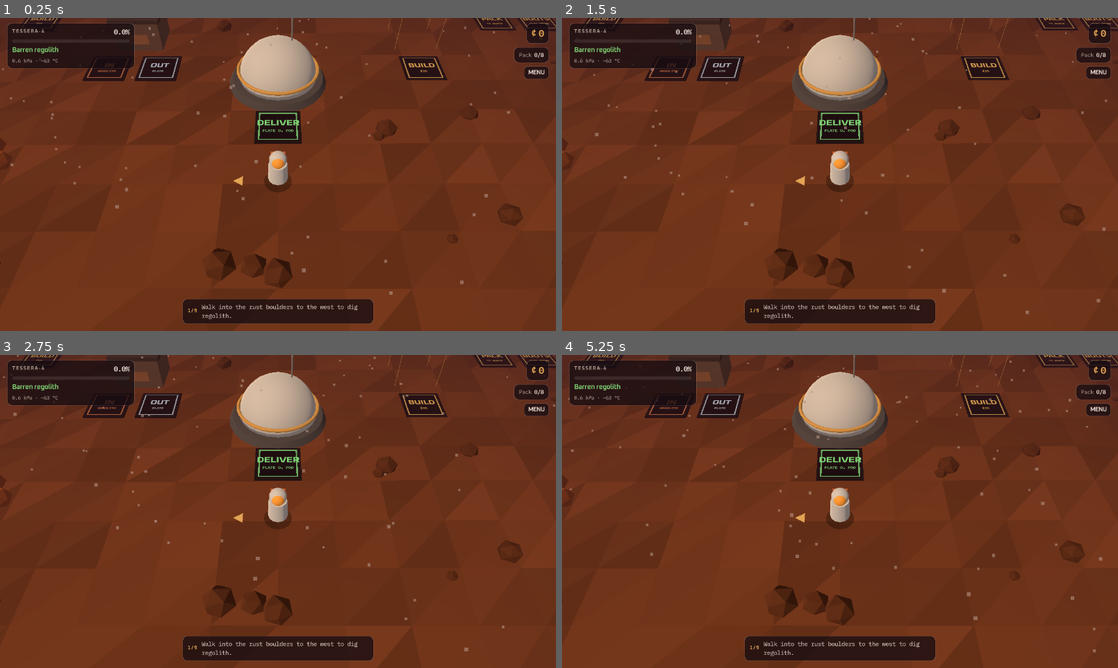
Above: before the commit, frames 1-4 (two rows, left to right).
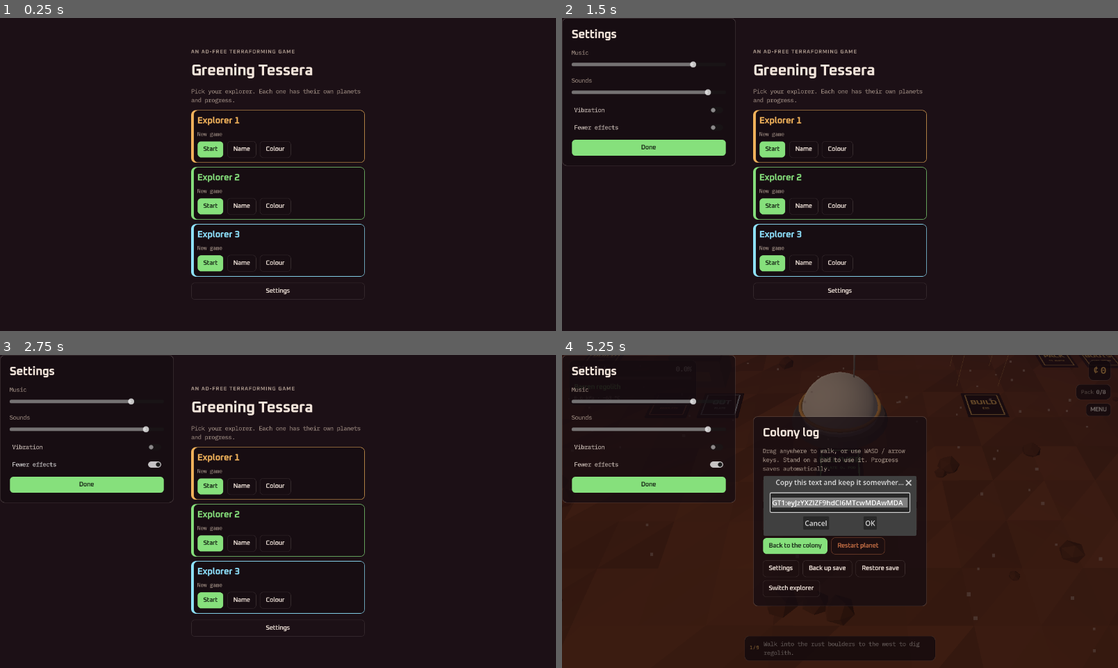
Above: after the commit, the same moments.

Repository: RichardAtCT/greening-terra
Game: Godot game, scene res://scenes/ui/title.tscn
Two runs of this game, one before a commit and one after it. Both use one fixed random seed, a clock stepped at 60 frames per second and the inputs below. Before the commit the project starts from res://scenes/world/planet.tscn.
Inputs (mouse positions are in pixels of both pictures, inside the frame that each line leads up to):
- Up to frame 1 (0.25 s): no input
- Up to frame 2 (1.5 s): click (840, 290) at 0.5 s, where only the run after the commit has a clickable "Settings"; click (650, 108) at 1.25 s, where only the run after the commit has a clickable "Vibration"
- Up to frame 3 (2.75 s): click (88, 464) at 2 s, where only the run after the commit has a clickable "Fewer effects"
- Up to frame 4 (5.25 s): click (773, 486) at 2.75 s, where only the run after the commit has a clickable "Start"; click "MENU" at 3.5 s; click (778, 567) at 4.25 s, where only the run after the commit has a clickable "Settings"; click (828, 567) at 5 s, where only the run after the commit has a clickable "Back up save"

The runs differ from the first frame. In frame 1, 92% of the frame differs, in the area x 0-100%, y 0-100%; in frame 2, 93%; in frame 3, 93%; in frame 4, 93%.

Commit message:
M2: title screen with three explorer profiles, settings, backup and restore
- Title scene (new main scene): three profiles with name, colour,
  progress summary, continue/start and two-tap erase.
- Settings panel: music and sound volume, vibration, fewer effects.
- In-game menu: settings, back up save (copyable text), restore save,
  switch explorer.
- Browser prompt() for text entry on web; audio buses for M3.
- Autosave on real time; a new game saves immediately.
- README and DECISIONS updated for M2.

Co-Authored-By: Claude Opus 5.5 <noreply@anthropic.com>
Claude-Session: https://claude.ai/code/session_01E3aHDzJEQMHaWp599vooWR

Diff:
--- /dev/null
+++ b/default_bus_layout.tres
@@ -0,0 +1,15 @@
+[gd_resource type="AudioBusLayout" format=3]
+
+[resource]
+bus/1/name = &"Music"
+bus/1/solo = false
+bus/1/mute = false
+bus/1/bypass_fx = false
+bus/1/volume_db = 0.0
+bus/1/send = &"Master"
+bus/2/name = &"SFX"
+bus/2/solo = false
+bus/2/mute = false
+bus/2/bypass_fx = false
+bus/2/volume_db = 0.0
+bus/2/send = &"Master"
--- a/project.godot
+++ b/project.godot
@@ -13,7 +13,7 @@
 config/name="Greening Tessera"
 config/description="An ad-free arcade idle terraforming game."
 config/version="0.0.1"
-run/main_scene="res://scenes/world/planet.tscn"
+run/main_scene="res://scenes/ui/title.tscn"
 config/features=PackedStringArray("4.7", "GL Compatibility")
 config/icon="res://icon.svg"
 
--- a/scenes/ui/hud.gd
+++ b/scenes/ui/hud.gd
@@ -8,6 +8,8 @@
 signal restart_requested
 signal launch_requested
 signal stay_requested
+signal title_requested
+signal restore_requested(state: WorldState)
 
 var _safe := Vector4.ZERO
 var _root: MarginContainer
@@ -37,6 +39,7 @@
 var _win_title: Label
 var _win_body: Label
 var _launch_button: Button
+var _settings: SettingsPanel
 
 
 func _ready() -> void:
@@ -55,13 +58,13 @@
 
 ## True while a touch at pos should not move the player (buttons, open overlays).
 func blocks_touch(pos: Vector2) -> bool:
-	if _menu.visible or _win.visible:
+	if _menu.visible or _win.visible or _settings.visible:
 		return true
 	return _menu_button.get_global_rect().grow(6).has_point(pos)
 
 
 func is_overlay_open() -> bool:
-	return _menu.visible or _win.visible
+	return _menu.visible or _win.visible or _settings.visible
 
 
 func update_hud(sim: GameSim, shown_tf: float, delta: float) -> void:
@@ -355,7 +358,43 @@
 	_reset_button = UiStyle.button("Restart planet", false, true)
 	_reset_button.pressed.connect(_on_reset)
 	btns.add_child(_reset_button)
+	var more := HFlowContainer.new()
+	more.add_theme_constant_override("h_separation", 8)
+	more.add_theme_constant_override("v_separation", 8)
+	col.add_child(more)
+	var settings := UiStyle.button("Settings")
+	settings.pressed.connect(func(): _settings.visible = true)
+	more.add_child(settings)
+	var backup := UiStyle.button("Back up save")
+	backup.pressed.connect(_on_backup)
+	more.add_child(backup)
+	var restore := UiStyle.button("Restore save")
+	restore.pressed.connect(_on_restore)
+	more.add_child(restore)
+	var switch := UiStyle.button("Switch explorer")
+	switch.pressed.connect(func(): title_requested.emit())
+	more.add_child(switch)
+	_settings = SettingsPanel.new()
+	add_child(_settings)
+	_settings.visible = false
 	return parts[0]
+
+
+func _on_backup() -> void:
+	GameState.save()
+	TextPrompt.show_copyable(self, "Copy this text and keep it somewhere safe:", SaveManager.export_text(GameState.sim.state))
+
+
+func _on_restore() -> void:
+	TextPrompt.ask(self, "Paste a backed-up save (this replaces the current game):", "", func(text):
+		if text == null or String(text).strip_edges() == "":
+			return
+		var state := SaveManager.import_text(text)
+		if state == null:
+			show_toast("That doesn't look like a save")
+			return
+		_menu.visible = false
+		restore_requested.emit(state))
 
 
 func _on_reset() -> void:
--- /dev/null
+++ b/scenes/ui/settings_panel.gd
@@ -0,0 +1,71 @@
+class_name SettingsPanel
+extends ColorRect
+## Settings overlay: music and sound volume, haptics, reduced effects. Saved separately from profiles.
+
+signal closed
+
+
+func _ready() -> void:
+	color = Color(12.0 / 255.0, 6.0 / 255.0, 9.0 / 255.0, 0.55)
+	set_anchors_preset(Control.PRESET_FULL_RECT)
+	mouse_filter = Control.MOUSE_FILTER_STOP
+	var center := CenterContainer.new()
+	center.set_anchors_preset(Control.PRESET_FULL_RECT)
+	add_child(center)
+	var card := PanelContainer.new()
+	card.add_theme_stylebox_override("panel", UiStyle.panel(10, 22, 22))
+	card.custom_minimum_size.x = minf(400.0, get_viewport_rect().size.x - 32.0)
+	center.add_child(card)
+	var col := VBoxContainer.new()
+	col.add_theme_constant_override("separation", 14)
+	card.add_child(col)
+	col.add_child(UiStyle.label("Settings", UiStyle.DISPLAY_BOLD, 26, UiStyle.INK))
+	col.add_child(_slider("Music", "music_volume"))
+	col.add_child(_slider("Sounds", "sfx_volume"))
+	col.add_child(_toggle("Vibration", "haptics"))
+	col.add_child(_toggle("Fewer effects", "reduced_effects"))
+	var close := UiStyle.button("Done", true)
+	close.pressed.connect(func():
+		visible = false
+		closed.emit())
+	col.add_child(close)
+	apply_audio()
+
+
+## Pushes the saved volumes to the audio buses.
+static func apply_audio() -> void:
+	for pair in [["Music", "music_volume"], ["SFX", "sfx_volume"]]:
+		var bus := AudioServer.get_bus_index(pair[0])
+		if bus >= 0:
+			var v: float = SaveManager.settings[pair[1]]
+			AudioServer.set_bus_volume_db(bus, linear_to_db(maxf(v, 0.0001)))
+			AudioServer.set_bus_mute(bus, v <= 0.001)
+
+
+func _slider(text: String, key: String) -> Control:
+	var row := VBoxContainer.new()
+	row.add_child(UiStyle.label(text, UiStyle.MONO, 13, UiStyle.MUTE))
+	var s := HSlider.new()
+	s.min_value = 0.0
+	s.max_value = 1.0
+	s.step = 0.05
+	s.value = SaveManager.settings[key]
+	s.custom_minimum_size.y = 28
+	s.value_changed.connect(func(v):
+		SaveManager.set_setting(key, v)
+		apply_audio())
+	row.add_child(s)
+	return row
+
+
+func _toggle(text: String, key: String) -> Control:
+	var c := CheckButton.new()
+	c.text = text
+	c.button_pressed = SaveManager.settings[key]
+	c.add_theme_font_override("font", UiStyle.MONO)
+	c.add_theme_font_size_override("font_size", 13)
+	c.add_theme_color_override("font_color", UiStyle.INK)
+	c.add_theme_color_override("font_pressed_color", UiStyle.INK)
+	c.add_theme_color_override("font_hover_color", UiStyle.INK)
+	c.toggled.connect(func(on): SaveManager.set_setting(key, on))
+	return c
--- /dev/null
+++ b/scenes/ui/title.tscn
@@ -0,0 +1,12 @@
+[gd_scene format=3]
+
+[ext_resource type="Script" path="res://scenes/ui/title.gd" id="1"]
+
+[node name="Title" type="Control"]
+layout_mode = 3
+anchors_preset = 15
+anchor_right = 1.0
+anchor_bottom = 1.0
+grow_horizontal = 2
+grow_vertical = 2
+script = ExtResource("1")
--- a/scenes/world/planet.gd
+++ b/scenes/world/planet.gd
@@ -85,6 +85,14 @@
 	_hud.restart_requested.connect(func(): _travel(GameState.restart_planet))
 	_hud.launch_requested.connect(func(): _travel(GameState.next_planet))
 	_hud.stay_requested.connect(func(): _set_paused(false))
+	_hud.title_requested.connect(func():
+		GameState.save()
+		GameState.sim = null
+		get_tree().change_scene_to_file("res://scenes/ui/title.tscn"))
+	_hud.restore_requested.connect(func(state: WorldState):
+		_travel(func():
+			GameState.start(state)
+			GameState.save()))
 
 	_shown_tf = sim.state.terraform
 	_terraform.apply(_shown_tf, 0.0, true, _player.global_position)
@@ -116,7 +124,8 @@
 	_guide.update_guide(step != null and step.has_target, step.target if step else Vector2.ZERO, Vector2(p.x, p.z), dt)
 	_hud.update_hud(sim, _shown_tf, dt)
 
-	_save_t += dt
+	# Real time, not the capped sim step, so slow devices still autosave on schedule.
+	_save_t += delta
 	if _save_t >= defs.tuning.autosave_interval:
 		_save_t = 0.0
 		GameState.save()
--- a/scripts/autoload/game_state.gd
+++ b/scripts/autoload/game_state.gd
@@ -16,7 +16,11 @@
 	if sim:
 		return
 	var state := SaveManager.load_state(SaveManager.active_profile)
-	start(state if state else GameSim.new_planet_state(defs, 0))
+	if state:
+		start(state)
+	else:
+		start(GameSim.new_planet_state(defs, 0))
+		save()
 
 
 func start(state: WorldState) -> void:
--- a/tests/smoke/test_world_smoke.gd
+++ b/tests/smoke/test_world_smoke.gd
@@ -39,3 +39,14 @@
 		world._process(0.1)
 	assert_gt(GameState.sim.state.stat(&"produced_plate"), 0)
 	assert_eq(world.get_node("Player").get_class(), "CharacterBody3D")
+
+
+func test_title_screen_loads_and_lists_three_profiles() -> void:
+	var title: Control = load("res://scenes/ui/title.tscn").instantiate()
+	add_child_autofree(title)
+	await wait_frames(2)
+	var names := 0
+	for l in title.find_children("*", "Label", true, false):
+		if (l as Label).text.begins_with("Explorer") or (l as Label).text == SaveManager.profile_name(1):
+			names += 1
+	assert_gte(names, 3)
--- a/tools/dev/screenshot.gd
+++ b/tools/dev/screenshot.gd
@@ -3,6 +3,7 @@
 ## Needs a display (e.g. xvfb-run). Example:
 ##   xvfb-run -a -s "-screen 0 1280x1024x24" tools/godot/godot --resolution 390x844 \
 ##     -s tools/dev/screenshot.gd -- --tf=60 --drones=6 --built=all --out=/tmp/shot.png
+## --scene=res://scenes/ui/title.tscn renders another scene instead of the planet.
 ## Uses throwaway profile 97, so real saves are untouched.
 
 func _init() -> void:
@@ -28,7 +29,7 @@
 		s.stack.append([&"regolith", &"plate", &"o2", &"seedpod"][i % 4] if args.get("mixed", "") != "" else &"regolith")
 	s.tutorial_step = int(args.get("step", "0"))
 	gs.start(s)
-	var planet: Node = load("res://scenes/world/planet.tscn").instantiate()
+	var planet: Node = load(args.get("scene", "res://scenes/world/planet.tscn")).instantiate()
 	root.add_child(planet)
 	for i in int(args.get("frames", "90")):
 		await process_frame
Not shown, added: scenes/ui/settings_panel.gd.uid
Not shown, changed: DECISIONS.md
Not shown, changed: README.md
